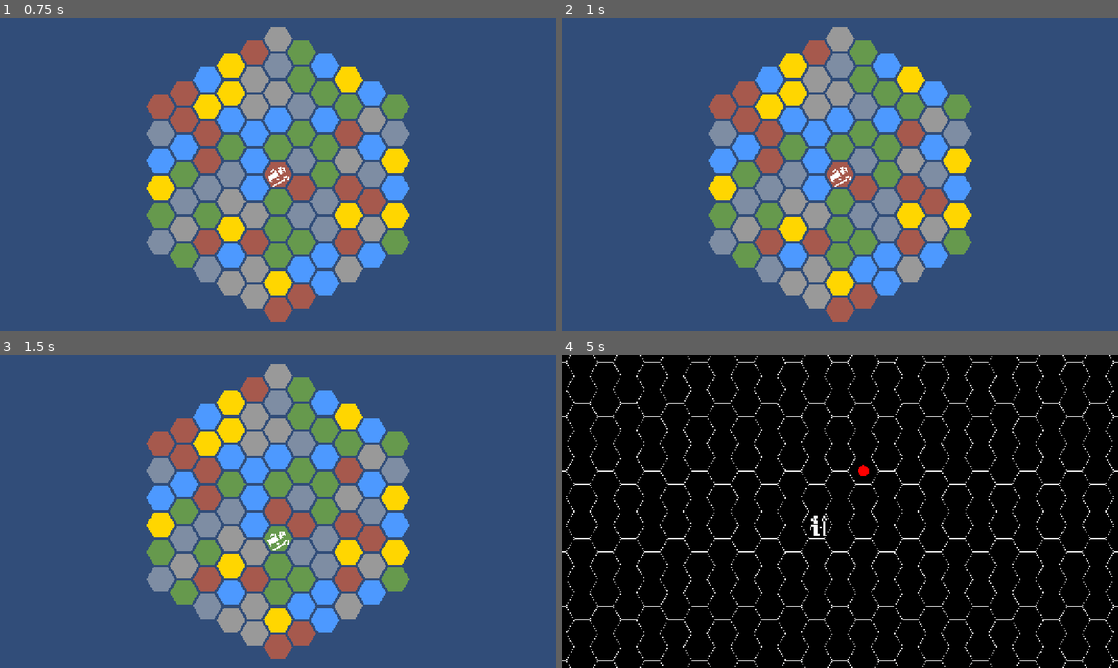
Above: before the commit, frames 1-4 (two rows, left to right).
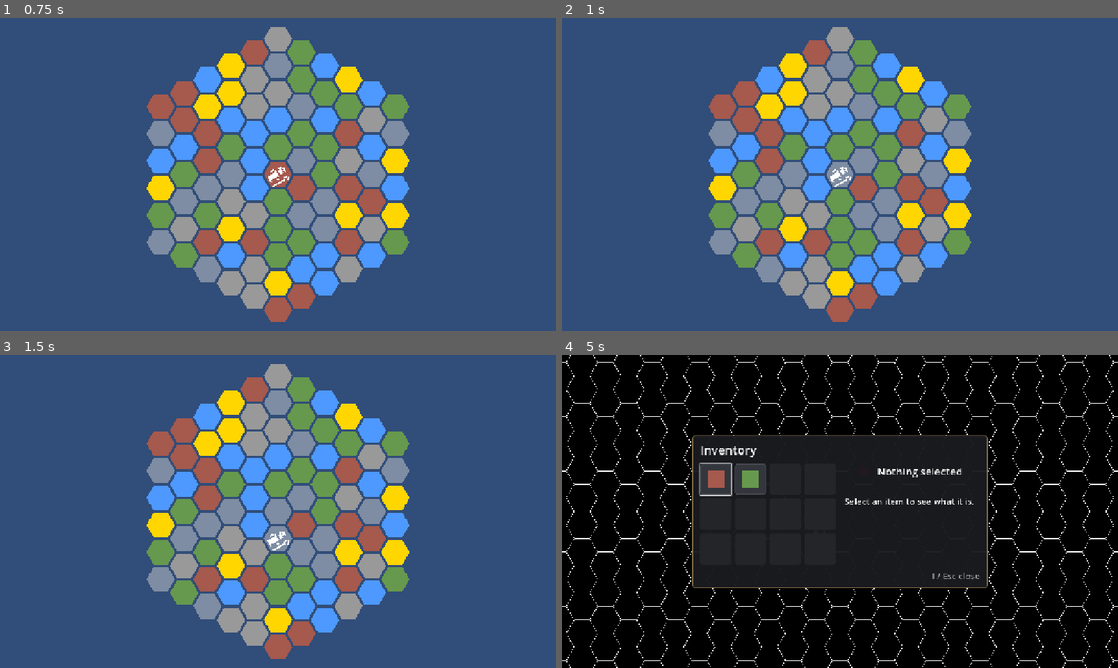
Above: after the commit, the same moments.

Repository: scunningham777/spaes-wrzrds
Game: Godot game, scene res://scenes/planet.tscn
Two runs of this game, one before a commit and one after it. Both use one fixed random seed, a clock stepped at 60 frames per second and the inputs below. This scene is started directly instead of the project's main scene.
Inputs:
- Up to frame 1 (0.75 s): tap Enter (ui_accept) at 0.5 s; hold D (hex_right) from 0.53 s (still down); hold F (push) from 0.53 s (still down)
- Up to frame 2 (1 s): keep holding D (hex_right); keep holding F (push); tap Enter (ui_accept) at 0.77 s; tap R (extract, bound only after the commit) at 0.8 s
- Up to frame 3 (1.5 s): tap Enter (ui_accept) at 1.25 s; release D (hex_right) at 1.28 s; release F (push) at 1.28 s; hold X (hex_down) from 1.28 s (still down); tap R (extract, bound only after the commit) at 1.35 s
- Up to frame 4 (5 s): tap Enter (ui_accept) at 1.52, 2, 2.75, 3.02, 3.5, 3.77, 4.52 s; tap F (push) at 1.55, 3.05, 4.55 s; release X (hex_down) at 2.03 s; hold D (hex_right) 2.03-2.78 s; hold E (hex_ne) 2.03-2.78 s; tap R (extract, bound only after the commit) at 2.3, 3.8 s; hold W (hex_up) 2.78-3.53 s; tap Q (hex_nw) at 2.85 s; hold C (hex_se) 3.53-4.28 s; hold A (hex_left) from 3.53 s (still down); tap Escape (ui_cancel) at 4.15 s; tap Z (hex_sw) at 4.35 s; tap I (inventory, bound only after the commit) at 4.9 s

Frame 1 is identical in both runs. In frame 2, 0.2% of the frame differs, in the area x 47-53%, y 46-54%; in frame 3, 0.5%; in frame 4, 26%, in the area x 23-77%, y 25-75%.

Commit message:
Add extract (R) and a grid inventory panel ported from the Viking demo
- Core: Items (names, descriptions, tile -> item mapping from Unity's ToResourceType),
  Inventory (counts + changed signal) held in GameState, TileGrid.try_extract
- TileInteraction: R extracts the wizard's tile into the inventory
- InventoryPanel/ItemIcon ported from the Viking demo (crafting mode dropped, sizes
  doubled for 1280x720); colored squares match tile colors; I toggles, pauses the game
- Panel gets its inventory from the scene rather than the Game autoload
- Tests: extract/inventory core checks, R + panel in the planet scene, and a
  completion check so aborted async tests can't report a pass

Co-Authored-By: Claude Opus 5.5 <noreply@anthropic.com>
Claude-Session: https://claude.ai/code/session_01Fy3oHrvidQwwoQouWe8HeV

Diff:
--- a/project.godot
+++ b/project.godot
@@ -27,6 +27,16 @@
 
 [input]
 
+extract={
+"deadzone": 0.2,
+"events": [Object(InputEventKey,"resource_local_to_scene":false,"resource_name":"","device":-1,"window_id":0,"alt_pressed":false,"shift_pressed":false,"ctrl_pressed":false,"meta_pressed":false,"pressed":false,"keycode":0,"physical_keycode":82,"key_label":0,"unicode":0,"location":0,"echo":false,"script":null)
+]
+}
+inventory={
+"deadzone": 0.2,
+"events": [Object(InputEventKey,"resource_local_to_scene":false,"resource_name":"","device":-1,"window_id":0,"alt_pressed":false,"shift_pressed":false,"ctrl_pressed":false,"meta_pressed":false,"pressed":false,"keycode":0,"physical_keycode":73,"key_label":0,"unicode":0,"location":0,"echo":false,"script":null)
+]
+}
 push={
 "deadzone": 0.2,
 "events": [Object(InputEventKey,"resource_local_to_scene":false,"resource_name":"","device":-1,"window_id":0,"alt_press …(190 unchanged characters)…
--- a/scenes/planet.tscn
+++ b/scenes/planet.tscn
@@ -5,6 +5,7 @@
 [ext_resource type="Script" path="res://scripts/tile_grid_view.gd" id="3_tiles"]
 [ext_resource type="PackedScene" path="res://scenes/wizard.tscn" id="4_wizard"]
 [ext_resource type="Script" path="res://scripts/tile_interaction.gd" id="5_interaction"]
+[ext_resource type="PackedScene" path="res://scenes/ui/inventory_panel.tscn" id="6_inventory"]
 
 [node name="Planet" type="Node2D"]
 script = ExtResource("1_planet")
@@ -38,3 +39,7 @@
 script = ExtResource("5_interaction")
 player = NodePath("../HexBoard/Wizard")
 tiles = NodePath("../HexBoard/TileGridView")
+
+[node name="UI" type="CanvasLayer" parent="."]
+
+[node name="InventoryPanel" parent="UI" instance=ExtResource("6_inventory")]
--- a/scenes/play.tscn
+++ b/scenes/play.tscn
@@ -6,6 +6,7 @@
 [ext_resource type="Script" path="res://scripts/enterable_marker.gd" id="4_marker"]
 [ext_resource type="Script" path="res://scripts/core/enterable.gd" id="5_enterable"]
 [ext_resource type="PackedScene" path="res://scenes/enter_prompt.tscn" id="6_prompt"]
+[ext_resource type="PackedScene" path="res://scenes/ui/inventory_panel.tscn" id="7_inventory"]
 
 [sub_resource type="Resource" id="Resource_planet_a"]
 script = ExtResource("5_enterable")
@@ -31,3 +32,7 @@
 [node name="Wizard" parent="HexBoard" unique_id=1532436726 instance=ExtResource("3_wizard")]
 
 [node name="EnterPrompt" parent="." instance=ExtResource("6_prompt")]
+
+[node name="UI" type="CanvasLayer" parent="."]
+
+[node name="InventoryPanel" parent="UI" instance=ExtResource("7_inventory")]
--- /dev/null
+++ b/scenes/ui/inventory_panel.tscn
@@ -0,0 +1,159 @@
+[gd_scene format=3]
+
+[ext_resource type="Script" path="res://scripts/ui/inventory_panel.gd" id="1_script"]
+[ext_resource type="Script" path="res://scripts/ui/item_icon.gd" id="2_icon"]
+
+[sub_resource type="StyleBoxFlat" id="StyleBoxFlat_panel"]
+bg_color = Color(0.1, 0.105, 0.12, 0.97)
+border_width_left = 2
+border_width_top = 2
+border_width_right = 2
+border_width_bottom = 2
+border_color = Color(0.5, 0.42, 0.28, 1)
+corner_radius_top_left = 6
+corner_radius_top_right = 6
+corner_radius_bottom_right = 6
+corner_radius_bottom_left = 6
+
+[sub_resource type="StyleBoxFlat" id="StyleBoxFlat_slot"]
+bg_color = Color(0.2, 0.21, 0.24, 1)
+border_width_left = 2
+border_width_top = 2
+border_width_right = 2
+border_width_bottom = 2
+border_color = Color(0.3, 0.31, 0.34, 1)
+corner_radius_top_left = 6
+corner_radius_top_right = 6
+corner_radius_bottom_right = 6
+corner_radius_bottom_left = 6
+
+[sub_resource type="StyleBoxFlat" id="StyleBoxFlat_slot_hover"]
+bg_color = Color(0.26, 0.27, 0.3, 1)
+border_width_left = 2
+border_width_top = 2
+border_width_right = 2
+border_width_bottom = 2
+border_color = Color(0.45, 0.46, 0.5, 1)
+corner_radius_top_left = 6
+corner_radius_top_right = 6
+corner_radius_bottom_right = 6
+corner_radius_bottom_left = 6
+
+[sub_resource type="StyleBoxFlat" id="StyleBoxFlat_slot_selected"]
+bg_color = Color(0.3, 0.25, 0.15, 1)
+border_width_left = 4
+border_width_top = 4
+border_width_right = 4
+border_width_bottom = 4
+border_color = Color(0.92, 0.74, 0.35, 1)
+corner_radius_top_left = 6
+corner_radius_top_right = 6
+corner_radius_bottom_right = 6
+corner_radius_bottom_left = 6
+
+[sub_resource type="StyleBoxFlat" id="StyleBoxFlat_slot_empty"]
+bg_color = Color(0.14, 0.145, 0.16, 1)
+corner_radius_top_left = 6
+corner_radius_top_right = 6
+corner_radius_bottom_right = 6
+corner_radius_bottom_left = 6
+
+[sub_resource type="Theme" id="Theme_inventory"]
+Button/styles/disabled = SubResource("StyleBoxFlat_slot_empty")
+Button/styles/hover = SubResource("StyleBoxFlat_slot_hover")
+Button/styles/hover_pressed = SubResource("StyleBoxFlat_slot_selected")
+Button/styles/normal = SubResource("StyleBoxFlat_slot")
+Button/styles/pressed = SubResource("StyleBoxFlat_slot_selected")
+PanelContainer/styles/panel = SubResource("StyleBoxFlat_panel")
+default_font_size = 20
+
+[node name="InventoryPanel" type="PanelContainer"]
+anchors_preset = 8
+anchor_left = 0.5
+anchor_top = 0.5
+anchor_right = 0.5
+anchor_bottom = 0.5
+offset_left = -340.0
+offset_top = -172.0
+offset_right = 340.0
+offset_bottom = 172.0
+grow_horizontal = 2
+grow_vertical = 2
+theme = SubResource("Theme_inventory")
+script = ExtResource("1_script")
+
+[node name="Margin" type="MarginContainer" parent="."]
+layout_mode = 2
+theme_override_constants/margin_left = 16
+theme_override_constants/margin_top = 12
+theme_override_constants/margin_right = 16
+theme_override_constants/margin_bottom = 12
+
+[node name="Layout" type="VBoxContainer" parent="Margin"]
+layout_mode = 2
+theme_override_constants/separation = 12
+
+[node name="Title" type="Label" parent="Margin/Layout"]
+unique_name_in_owner = true
+layout_mode = 2
+theme_override_font_sizes/font_size = 28
+text = "Inventory"
+
+[node name="Body" type="HBoxContainer" parent="Margin/Layout"]
+layout_mode = 2
+size_flags_vertical = 3
+theme_override_constants/separation = 20
+
+[node name="Grid" type="GridContainer" parent="Margin/Layout/Body"]
+unique_name_in_owner = true
+layout_mode = 2
+size_flags_vertical = 0
+theme_override_constants/h_separation = 8
+theme_override_constants/v_separation = 8
+columns = 4
+
+[node name="Details" type="VBoxContainer" parent="Margin/Layout/Body"]
+layout_mode = 2
+size_flags_horizontal = 3
+theme_override_constants/separation = 8
+
+[node name="Header" type="HBoxContainer" parent="Margin/Layout/Body/Details"]
+layout_mode = 2
+theme_override_constants/separation = 12
+
+[node name="DetailIcon" type="Control" parent="Margin/Layout/Body/Details/Header"]
+unique_name_in_owner = true
+custom_minimum_size = Vector2(64, 64)
+layout_mode = 2
+mouse_filter = 2
+script = ExtResource("2_icon")
+
+[node name="Names" type="VBoxContainer" parent="Margin/Layout/Body/Details/Header"]
+layout_mode = 2
+size_flags_vertical = 4
+theme_override_constants/separation = 0
+
+[node name="NameLabel" type="Label" parent="Margin/Layout/Body/Details/Header/Names"]
+unique_name_in_owner = true
+layout_mode = 2
+theme_override_font_sizes/font_size = 24
+text = "Nothing selected"
+
+[node name="CountLabel" type="Label" parent="Margin/Layout/Body/Details/Header/Names"]
+unique_name_in_owner = true
+modulate = Color(1, 1, 1, 0.7)
+layout_mode = 2
+
+[node name="DescriptionLabel" type="Label" parent="Margin/Layout/Body/Details"]
+unique_name_in_owner = true
+custom_minimum_size = Vector2(280, 0)
+layout_mode = 2
+size_flags_vertical = 3
+text = "Select an item to see what it is."
+autowrap_mode = 3
+
+[node name="Hint" type="Label" parent="Margin/Layout"]
+modulate = Color(1, 1, 1, 0.6)
+layout_mode = 2
+text = "I / Esc close"
+horizontal_alignment = 2
--- a/scripts/core/game_state.gd
+++ b/scripts/core/game_state.gd
@@ -9,6 +9,7 @@
 var current_location: Enterable = null
 ## Tile grids by Enterable.id, generated on first visit so revisits look the same.
 var location_grids: Dictionary[StringName, TileGrid] = {}
+var inventory := Inventory.new()
 
 
 func get_or_generate_grid(location_id: StringName, radius: int, empty_probability: float) -> TileGrid:
--- /dev/null
+++ b/scripts/core/inventory.gd
@@ -0,0 +1,37 @@
+class_name Inventory
+extends RefCounted
+
+# Item counts (structure from the Viking demo's GameState inventory).
+
+signal changed
+
+var items: Dictionary[StringName, int] = {}
+
+
+func count(item: StringName) -> int:
+	return items.get(item, 0)
+
+
+func add(item: StringName, amount: int = 1) -> void:
+	items[item] = count(item) + amount
+	changed.emit()
+
+
+func spend(item: StringName, amount: int = 1) -> bool:
+	if count(item) < amount:
+		return false
+	items[item] -= amount
+	changed.emit()
+	return true
+
+
+# Items with a non-zero count, in Items.ORDER first, then anything without a definition.
+func owned() -> Array[StringName]:
+	var result: Array[StringName] = []
+	for item in Items.ORDER:
+		if count(item) > 0:
+			result.append(item)
+	for item: StringName in items:
+		if item not in result and count(item) > 0:
+			result.append(item)
+	return result
--- /dev/null
+++ b/scripts/core/items.gd
@@ -0,0 +1,46 @@
+class_name Items
+extends RefCounted
+
+# Static item definitions: display names, descriptions and inventory order. Inventory holds
+# the counts; this holds what each item *is*. (Structure from the Viking demo's Items.)
+
+## Inventory display order.
+const ORDER: Array[StringName] = [&"gold", &"water", &"iron", &"wood", &"stone"]
+
+const NAMES: Dictionary[StringName, String] = {
+	&"gold": "Gold",
+	&"water": "Water",
+	&"iron": "Iron",
+	&"wood": "Wood",
+	&"stone": "Stone",
+}
+
+const DESCRIPTIONS: Dictionary[StringName, String] = {
+	&"gold": "Glittering ore chipped from a gold vein. Valuable, if not especially useful on its own.",
+	&"water": "Clear water drawn from a planet-side spring.",
+	&"iron": "Rust-red iron ore. Heavy, and the backbone of anything worth building.",
+	&"wood": "Timber cut from alien trees. Burns, bends, and builds.",
+	&"stone": "Chunks of rock from a stone outcrop. Solid and plentiful.",
+}
+
+# Tile type -> item extracted from it (Unity's TileInteractionManager.ToResourceType).
+const FROM_TILE: Dictionary[TileGrid.TileType, StringName] = {
+	TileGrid.TileType.GOLD_ORE: &"gold",
+	TileGrid.TileType.WATER_SPRING: &"water",
+	TileGrid.TileType.IRON_DEPOSIT: &"iron",
+	TileGrid.TileType.TIMBER: &"wood",
+	TileGrid.TileType.STONE_OUTCROP: &"stone",
+}
+
+
+static func display_name(item: StringName) -> String:
+	return NAMES.get(item, String(item).capitalize())
+
+
+static func description(item: StringName) -> String:
+	return DESCRIPTIONS.get(item, "")
+
+
+# The item a tile yields when extracted, or &"" for tiles that yield nothing (Empty).
+static func from_tile(type: TileGrid.TileType) -> StringName:
+	return FROM_TILE.get(type, &"")
--- a/scripts/core/tile_grid.gd
+++ b/scripts/core/tile_grid.gd
@@ -39,6 +39,16 @@
 	tile_changed.emit(coord, type)
 
 
+# Empties the tile at coord and returns the type it held, or EMPTY if there was nothing to
+# extract (no tile, or already Empty). Ported from TileGridManager.TryExtractResource.
+func try_extract(coord: Vector2i) -> TileType:
+	if not tiles.has(coord) or tiles[coord] == TileType.EMPTY:
+		return TileType.EMPTY
+	var extracted := tiles[coord]
+	set_tile(coord, TileType.EMPTY)
+	return extracted
+
+
 # Pushes the tile at from_coord into to_coord. If to_coord is Empty, the tile simply moves.
 # If to_coord already holds something, the two combine (placeholder rule) into to_coord.
 # Returns false (no change) if from_coord has nothing to push, or to_coord isn't part of the grid.
--- a/scripts/planet.gd
+++ b/scripts/planet.gd
@@ -11,6 +11,7 @@
 
 
 func _ready() -> void:
+	($UI/InventoryPanel as InventoryPanel).inventory = Game.state.inventory
 	var location := Game.state.current_location
 	if location != null:
 		_tiles.grid = Game.state.get_or_generate_grid(location.id, grid_radius, empty_tile_probability)
--- a/scripts/play.gd
+++ b/scripts/play.gd
@@ -17,6 +17,7 @@
 
 
 func _ready() -> void:
+	($UI/InventoryPanel as InventoryPanel).inventory = Game.state.inventory
 	for child in _board.get_children():
 		if child is EnterableMarker:
 			_enterables.append(child.enterable)
--- a/scripts/tile_interaction.gd
+++ b/scripts/tile_interaction.gd
@@ -2,16 +2,30 @@
 extends Node
 
 # Ported from Unity TileExplore.TileInteractionManager: maps interaction keys to TileGrid
-# operations at the player's position/facing. Extract (R) comes later.
+# operations at the player's position/facing. R extracts, F pushes.
 
 @export var player: HexPlayerController
 @export var tiles: TileGridView
 
 
 func _unhandled_input(event: InputEvent) -> void:
-	if event.is_action_pressed("push"):
+	if event.is_action_pressed("extract"):
+		_try_extract()
+		get_viewport().set_input_as_handled()
+	elif event.is_action_pressed("push"):
 		_try_push()
 		get_viewport().set_input_as_handled()
+
+
+func _try_extract() -> void:
+	var coord := player.mover.coord
+	var extracted := tiles.grid.try_extract(coord)
+	var item := Items.from_tile(extracted)
+	if item.is_empty():
+		print("Nothing to extract at %s" % coord)
+		return
+	Game.state.inventory.add(item)
+	print("Extracted %s (%s) at %s" % [TileGrid.TileType.keys()[extracted], item, coord])
 
 
 func _try_push() -> void:
--- /dev/null
+++ b/scripts/ui/inventory_panel.gd
@@ -0,0 +1,160 @@
+class_name InventoryPanel
+extends PanelContainer
+
+# Grid inventory (I). Pauses the game while open. Clicking a slot selects it and shows the
+# item's description. Ported from the Viking demo's InventoryPanel, minus crafting mode.
+
+signal opened
+signal closed
+
+@export var slot_count := 12
+@export var slot_size := Vector2(72, 72)
+
+var selected_item: StringName = &""
+## Assigned by the owning scene (the game state's inventory); shown while set.
+var inventory: Inventory:
+	set(value):
+		if inventory != null and inventory.changed.is_connected(_refresh):
+			inventory.changed.disconnect(_refresh)
+		inventory = value
+		if inventory != null:
+			inventory.changed.connect(_refresh)
+		if is_node_ready():
+			_refresh()
+
+var _slots: Array[Button] = []
+var _slot_group := ButtonGroup.new()
+
+@onready var _detail_icon: ItemIcon = %DetailIcon
+@onready var _name_label: Label = %NameLabel
+@onready var _count_label: Label = %CountLabel
+@onready var _description_label: Label = %DescriptionLabel
+@onready var _grid: GridContainer = %Grid
+
+
+func _ready() -> void:
+	process_mode = Node.PROCESS_MODE_ALWAYS  # stays interactive while the game is paused
+	hide()
+	_build_slots()
+	_refresh()
+
+
+func _exit_tree() -> void:
+	# Leaving the scene while open (shouldn't happen, but never leave the tree paused).
+	if visible:
+		get_tree().paused = false
+
+
+func _unhandled_input(event: InputEvent) -> void:
+	if visible:
+		if event.is_action_pressed(&"inventory") or event.is_action_pressed(&"ui_cancel"):
+			close()
+			get_viewport().set_input_as_handled()
+	elif not get_tree().paused and event.is_action_pressed(&"inventory"):
+		open()
+		get_viewport().set_input_as_handled()
+
+
+func open() -> void:
+	if visible:
+		return
+	show()
+	get_tree().paused = true
+	_refresh()
+	var focus_slot := _slot_for(selected_item)
+	(focus_slot if focus_slot else _slots[0]).grab_focus()
+	opened.emit()
+
+
+func close() -> void:
+	if not visible:
+		return
+	hide()
+	get_tree().paused = false
+	closed.emit()
+
+
+func select(item: StringName) -> void:
+	selected_item = item
+	var slot := _slot_for(item)
+	if slot:
+		slot.set_pressed_no_signal(true)
+	_show_details()
+
+
+## Items currently shown in the grid, in slot order.
+func shown_items() -> Array[StringName]:
+	var items: Array[StringName] = []
+	for slot in _slots:
+		if not slot.get_meta(&"item", &"").is_empty():
+			items.append(slot.get_meta(&"item"))
+	return items
+
+
+func _build_slots() -> void:
+	for i in slot_count:
+		var slot := Button.new()
+		slot.custom_minimum_size = slot_size
+		slot.toggle_mode = true
+		slot.button_group = _slot_group
+		slot.pressed.connect(func() -> void: select(slot.get_meta(&"item", &"")))
+
+		var icon := ItemIcon.new()
+		icon.name = "Icon"
+		icon.set_anchors_and_offsets_preset(Control.PRESET_FULL_RECT, Control.PRESET_MODE_MINSIZE, 8)
+		icon.mouse_filter = Control.MOUSE_FILTER_IGNORE
+		slot.add_child(icon)
+
+		var count := Label.new()
+		count.name = "Count"
+		count.set_anchors_and_offsets_preset(Control.PRESET_BOTTOM_RIGHT, Control.PRESET_MODE_MINSIZE, 4)
+		count.grow_horizontal = Control.GROW_DIRECTION_BEGIN
+		count.grow_vertical = Control.GROW_DIRECTION_BEGIN
+		count.add_theme_font_size_override(&"font_size", 18)
+		count.add_theme_constant_override(&"outline_size", 6)
+		count.add_theme_color_override(&"font_outline_color", Color.BLACK)
+		count.mouse_filter = Control.MOUSE_FILTER_IGNORE
+		slot.add_child(count)
+
+		_grid.add_child(slot)
+		_slots.append(slot)
+
+
+## Fills slots with every item the player has, in Items.ORDER; the rest stay empty.
+func _refresh() -> void:
+	var owned: Array[StringName] = []
+	if inventory:
+		owned = inventory.owned()
+	for i in _slots.size():
+		var slot := _slots[i]
+		var item: StringName = owned[i] if i < owned.size() else &""
+		slot.set_meta(&"item", item)
+		slot.disabled = item.is_empty()
+		slot.focus_mode = Control.FOCUS_NONE if item.is_empty() else Control.FOCUS_ALL
+		slot.tooltip_text = Items.display_name(item) if not item.is_empty() else ""
+		slot.set_pressed_no_signal(not item.is_empty() and item == selected_item)
+		(slot.get_node(^"Icon") as ItemIcon).item = item
+		var count := inventory.count(item) if inventory else 0
+		(slot.get_node(^"Count") as Label).text = str(count) if count > 1 else ""
+
+	if not selected_item.is_empty() and selected_item not in owned:
+		selected_item = &""
+	_show_details()
+
+
+func _show_details() -> void:
+	var has_item := not selected_item.is_empty()
+	_detail_icon.item = selected_item
+	_name_label.text = Items.display_name(selected_item) if has_item else "Nothing selected"
+	_count_label.text = "Carrying %d" % inventory.count(selected_item) if has_item else ""
+	_description_label.text = Items.description(selected_item) if has_item \
+			else "Select an item to see what it is."
+
+
+func _slot_for(item: StringName) -> Button:
+	if item.is_empty():
+		return null
+	for slot in _slots:
+		if slot.get_meta(&"item", &"") == item:
+			return slot
+	return null
--- /dev/null
+++ b/scripts/ui/item_icon.gd
@@ -0,0 +1,24 @@
+class_name ItemIcon
+extends Control
+
+# Placeholder icon for an inventory item: a square in the color of the tile it comes from.
+# Replace _draw() with a TextureRect lookup once item sprites exist. (From the Viking demo.)
+
+@export var item: StringName = &"":
+	set(value):
+		item = value
+		queue_redraw()
+
+
+static func color_for(p_item: StringName) -> Color:
+	for type: TileGrid.TileType in Items.FROM_TILE:
+		if Items.FROM_TILE[type] == p_item:
+			return TileGridView.TILE_COLORS[type]
+	return Color.MAGENTA
+
+
+func _draw() -> void:
+	if item.is_empty():
+		return
+	var side := minf(size.x, size.y) * 0.7
+	draw_rect(Rect2((size - Vector2(side, side)) / 2.0, Vector2(side, side)), color_for(item))
--- a/tests/smoke_test.gd
+++ b/tests/smoke_test.gd
@@ -4,6 +4,7 @@
 #   godot_console.exe --headless --path . -s res://tests/smoke_test.gd
 
 var _failures := 0
+var _finished: Array[String] = []
 
 
 func _initialize() -> void:
@@ -27,6 +28,9 @@
 	await _test_play_scene(true)
 	await _test_play_scene(false)
 	await _test_enter_planet()
+	# A script error aborts a test function silently, so make sure each one ran to the end.
+	for t in ["play_pointy", "play_flat", "enter_planet"]:
+		_check(t in _finished, "test %s ran to completion" % t)
 
 	print("SMOKE TEST %s (%d failures)" % ["PASSED" if _failures == 0 else "FAILED", _failures])
 	quit(1 if _failures else 0)
@@ -119,6 +123,24 @@
 	pg.try_push_tile(Vector2i(-1, 0), Vector2i(-2, 0))
 	_check(pg.get_tile(Vector2i(-2, 0)) == T.IRON_DEPOSIT, "push: Timber + Stone combines to Iron (placeholder)")
 
+	# Extract + inventory.
+	var eg := TileGrid.new(1)
+	eg.set_tile(Vector2i.ZERO, T.TIMBER)
+	_check(eg.try_extract(Vector2i.ZERO) == T.TIMBER and eg.get_tile(Vector2i.ZERO) == T.EMPTY,
+		"extract: returns the type and empties the tile")
+	_check(eg.try_extract(Vector2i.ZERO) == T.EMPTY, "extract: Empty tile yields nothing")
+	_check(eg.try_extract(Vector2i(9, 9)) == T.EMPTY, "extract: off-grid yields nothing")
+	_check(Items.from_tile(T.GOLD_ORE) == &"gold" and Items.from_tile(T.EMPTY) == &"",
+		"items: tile -> item mapping")
+	var inv := Inventory.new()
+	var inv_changes := [0]
+	inv.changed.connect(func() -> void: inv_changes[0] += 1)
+	inv.add(&"stone")
+	inv.add(&"gold", 2)
+	_check(inv.owned() == [&"gold", &"stone"], "inventory: owned() follows Items.ORDER")
+	_check(inv.spend(&"gold") and inv.count(&"gold") == 1 and not inv.spend(&"water"), "inventory: spend")
+	_check(inv_changes[0] == 3, "inventory: changed fires on add/spend")
+
 	var state := GameState.new()
 	var first := state.get_or_generate_grid(&"x", 5, 0.15)
 	_check(state.get_or_generate_grid(&"x", 5, 0.15) == first, "state: same id returns the stored grid")
@@ -185,6 +207,7 @@
 
 	play.queue_free()
 	await process_frame
+	_finished.append("play_pointy" if pointy_top else "play_flat")
 
 
 # Walk onto Planet A in space, enter it, check the planet scene, then Esc back out.
@@ -239,7 +262,35 @@
 	_press(KEY_F)
 	_check(tiles.grid.get_tile(Vector2i(0, 1)) == TileGrid.TileType.EMPTY
 		and tiles.grid.get_tile(Vector2i(0, 2)) == TileGrid.TileType.GOLD_ORE, "planet: F pushes the tile in front")
-	tiles_snapshot = tiles.grid.tiles.duplicate()  # pushed state should survive a revisit
+	# Extract with R: the wizard's own tile is emptied into the inventory.
+	var inv: Inventory = _game().state.inventory
+	tiles.grid.set_tile(Vector2i.ZERO, TileGrid.TileType.IRON_DEPOSIT)
+	_press(KEY_R)
+	_check(tiles.grid.get_tile(Vector2i.ZERO) == TileGrid.TileType.EMPTY and inv.count(&"iron") == 1,
+		"planet: R extracts Iron into the inventory")
+	_press(KEY_R)
+	_check(inv.count(&"iron") == 1, "planet: R on an Empty tile adds nothing")
+
+	# Inventory panel: I opens and pauses; Esc closes without leaving the planet.
+	var panel: InventoryPanel = current_scene.get_node("UI/InventoryPanel")
+	_check(not panel.visible, "inventory: hidden at start")
+	_press(KEY_I)
+	_check(panel.visible and paused, "inventory: I opens it and pauses")
+	_check(panel.shown_items() == [&"iron"], "inventory: grid shows owned items (%s)" % [panel.shown_items()])
+	var planet_wizard_coord: Vector2i = (current_scene.get_node("HexBoard/Wizard") as HexPlayerController).mover.coord
+	_press(KEY_W)
+	_check((current_scene.get_node("HexBoard/Wizard") as HexPlayerController).mover.coord == planet_wizard_coord,
+		"inventory: wizard can't move while it's open")
+	panel.select(&"iron")
+	_check((panel.get_node("%NameLabel") as Label).text == "Iron"
+		and (panel.get_node("%DescriptionLabel") as Label).text == Items.description(&"iron"),
+		"inventory: selecting shows name and description")
+	_press(KEY_ESCAPE)
+	await process_frame
+	_check(not panel.visible and not paused, "inventory: Esc closes it and unpauses")
+	_check(current_scene.scene_file_path == "res://scenes/planet.tscn", "inventory: Esc didn't also leave the planet")
+
+	tiles_snapshot = tiles.grid.tiles.duplicate()  # pushed/extracted state should survive a revisit
 
 	# Boundary: walking N from (0,0) stops at the radius-5 edge.
 	var planet_wizard: HexPlayerController = current_scene.get_node("HexBoard/Wizard")
@@ -266,6 +317,7 @@
 	_check(revisit.grid.tiles == first_visit, "planet: revisit shows the same tiles")
 	current_scene.queue_free()
 	await process_frame
+	_finished.append("enter_planet")
 
 
 func _press(keycode: Key) -> void:
Not shown, added: scripts/core/inventory.gd.uid
Not shown, added: scripts/core/items.gd.uid
Not shown, added: scripts/ui/inventory_panel.gd.uid
Not shown, added: scripts/ui/item_icon.gd.uid
